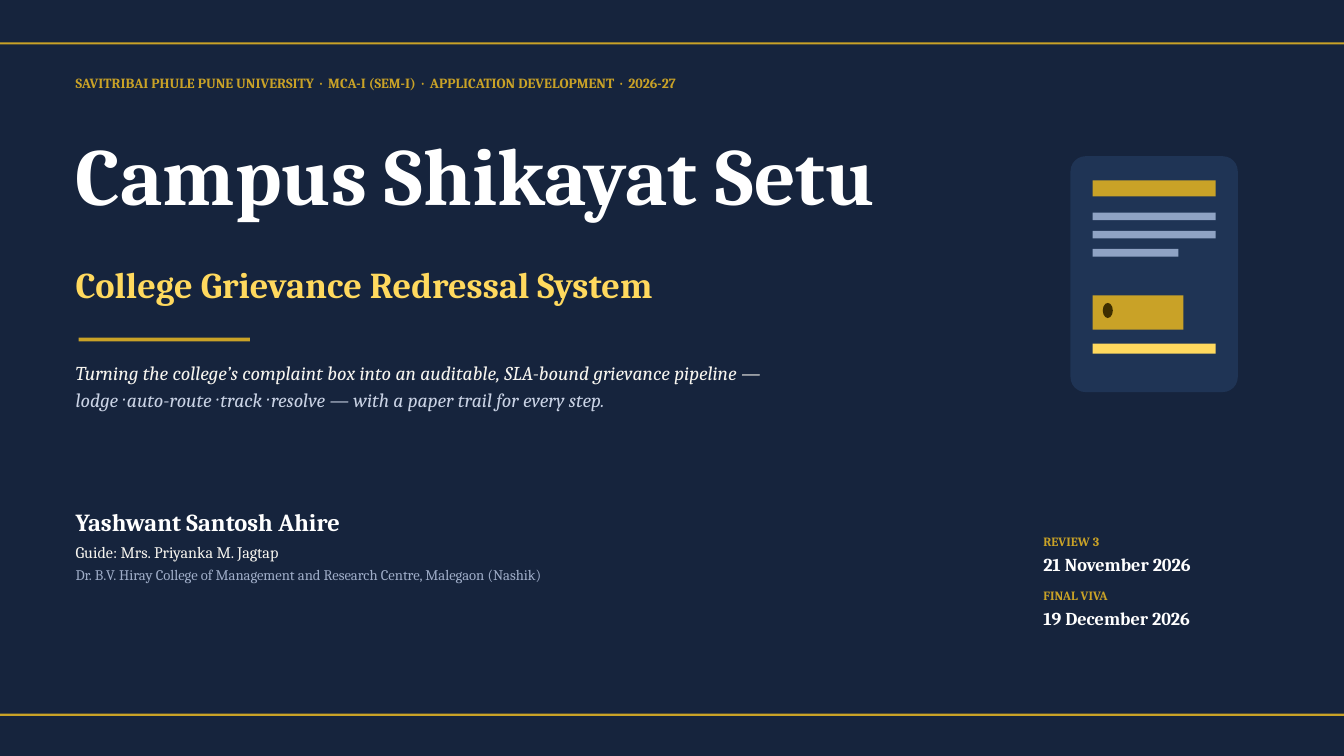
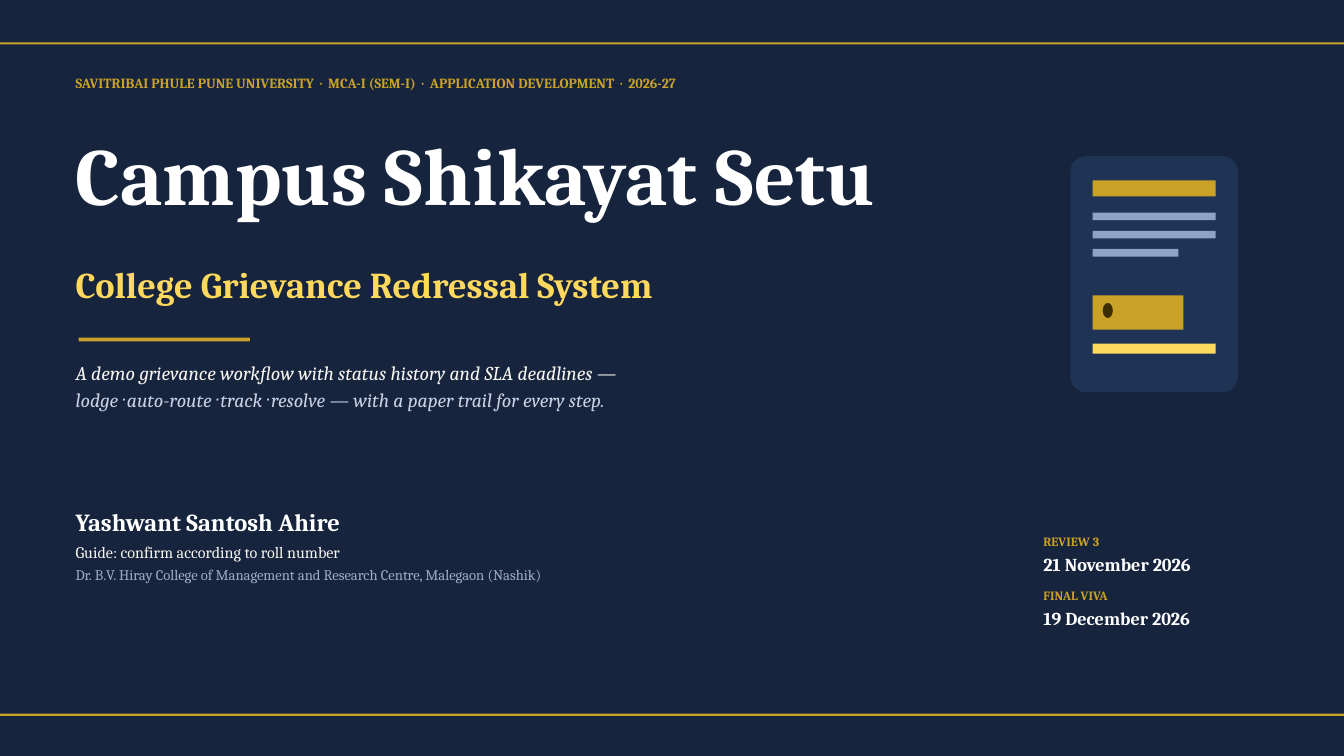
Before and after one commit to Yashwant-git392/Yashwant-git392, a slide deck: slide 1 of shikayat-setu/presentation/CampusShikayatSetu_MCA-Mini-Project_Review.pptx. Drawn at 1344x756 pixels with LibreOffice and Linux fonts; fonts in the diff are those of the drawing. Boxes give left, top, right and bottom in pixels: in the first picture for what was removed or moved away, otherwise in the second. Text is boxed around its words. In the diff, an @@ line names an element or a change of style, - is before the commit and + after.

```diff
--- a/shikayat-setu/presentation/CampusShikayatSetu_MCA-Mini-Project_Review.pptx
+++ b/shikayat-setu/presentation/CampusShikayatSetu_MCA-Mini-Project_Review.pptx
@@ text at bbox=[76, 366, 593, 385]: text changed @@
-Turning the college’s complaint box into an auditable, SLA-bound grievance pipeline —
+A demo grievance workflow with status history and SLA deadlines —
@@ text at bbox=[76, 546, 340, 562]: text changed @@
-Guide: Mrs. Priyanka M. Jagtap
+Guide: confirm according to roll number
```
Also in this commit, not shown: 8 other slides changed, 39 other files.
